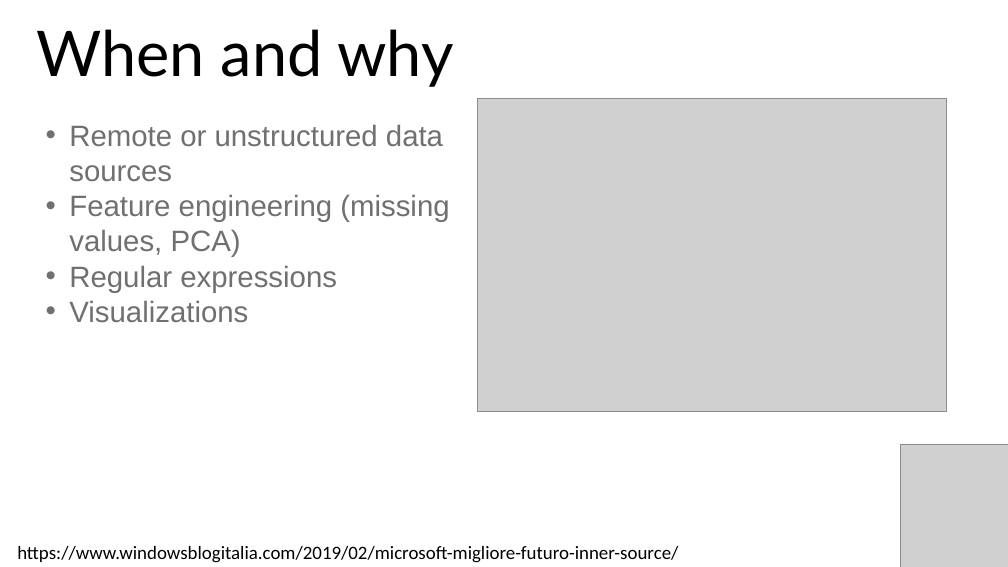
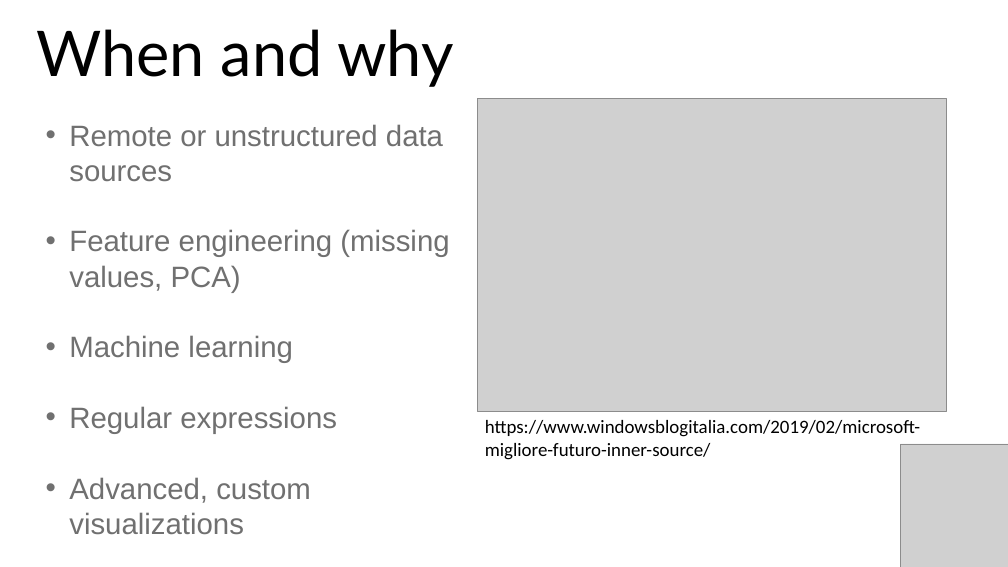
Before and after one commit to stringfestdata/satrday-r-power-bi, a slide deck: slide 4 of satrday-r-power-bi.pptx (slide 5 before the commit). Drawn at 1008x567 pixels with LibreOffice and Linux fonts; fonts in the diff are those of the drawing; grey boxes stand for pictures. Boxes give left, top, right and bottom in pixels: in the first picture for what was removed or moved away, otherwise in the second. Text is boxed around its words. In the diff, an @@ line names an element or a change of style, - is before the commit and + after.

```diff
--- a/satrday-r-power-bi.pptx
+++ b/satrday-r-power-bi.pptx
@@ text at (69,335,293,363): paragraph added @@
+• Machine learning
@@ text "https://www.windowsblogitalia.com/2019/02/microsoft-migliore ..." rewrapped from (17,546,678,563) to (485,420,920,460) @@
@@ text at (69,477,311,534): text changed @@
-• Visualizations
+• Advanced, custom visualizations
```
Also in this commit, not shown: 3 other slides changed, 2 slides added, 7 slides removed, 12 other files.
